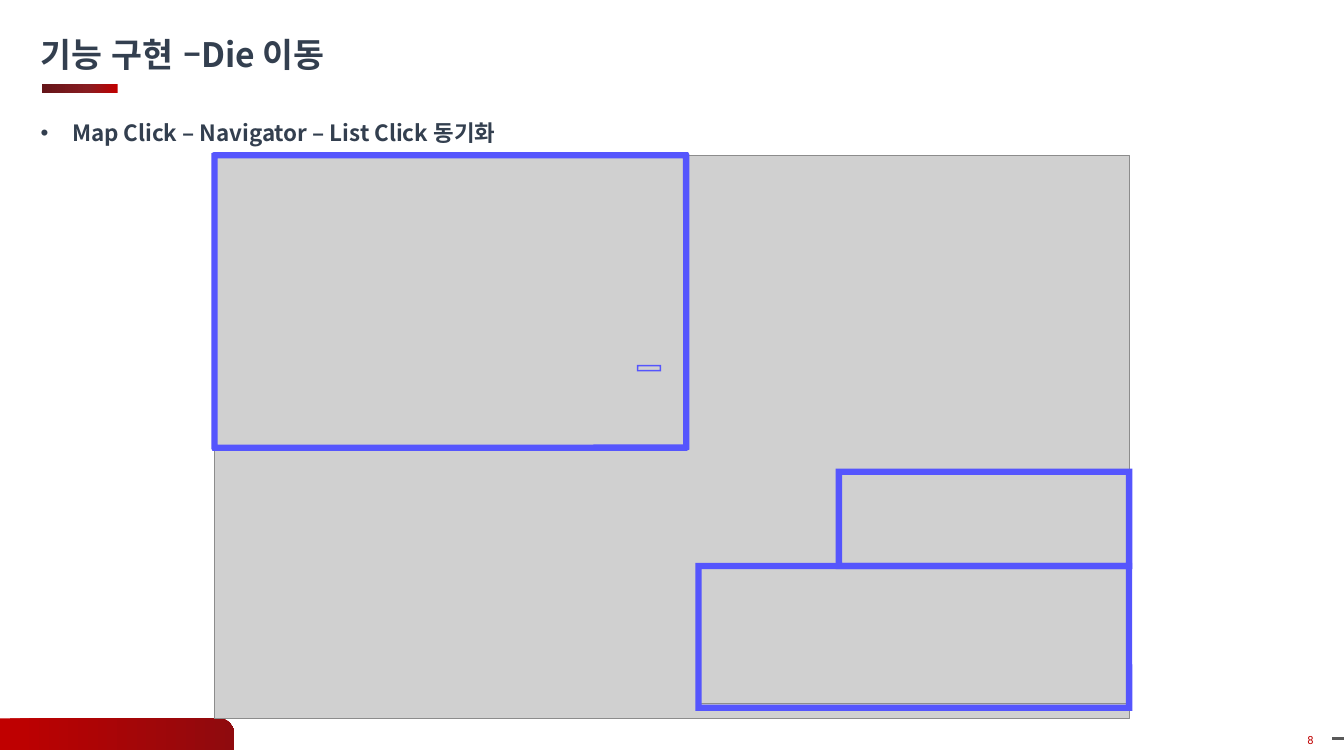
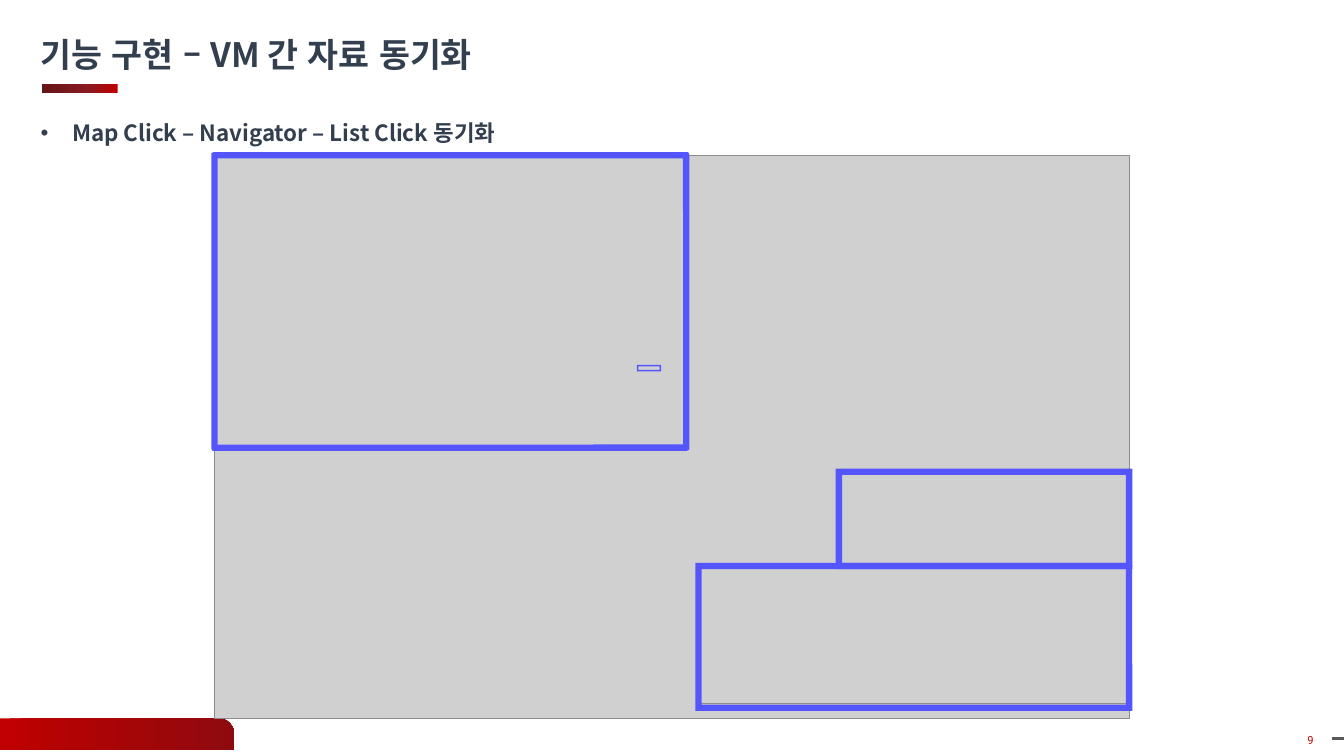
Before and after one commit to gyoon88/KlarfViewer, a slide deck: slide 9 of Docs/12주차_과제_발표_안광윤.pptx (slide 8 before the commit). Drawn at 1344x756 pixels with LibreOffice and Linux fonts; fonts in the diff are those of the drawing; grey boxes stand for pictures; background and template pictures are left out. Boxes give left, top, right and bottom in pixels: in the first picture for what was removed or moved away, otherwise in the second. Text is boxed around its words. In the diff, an @@ line names an element or a change of style, - is before the commit and + after.

```diff
--- a/Docs/12주차_과제_발표_안광윤.pptx
+++ b/Docs/12주차_과제_발표_안광윤.pptx
@@ text at (x1=41, y1=38, x2=472, y2=70): text changed @@
-기능 구현 –Die 이동
+기능 구현 – VM 간 자료 동기화
```
Also in this commit, not shown: 4 other slides changed, 2 slides removed, 3 other files.
